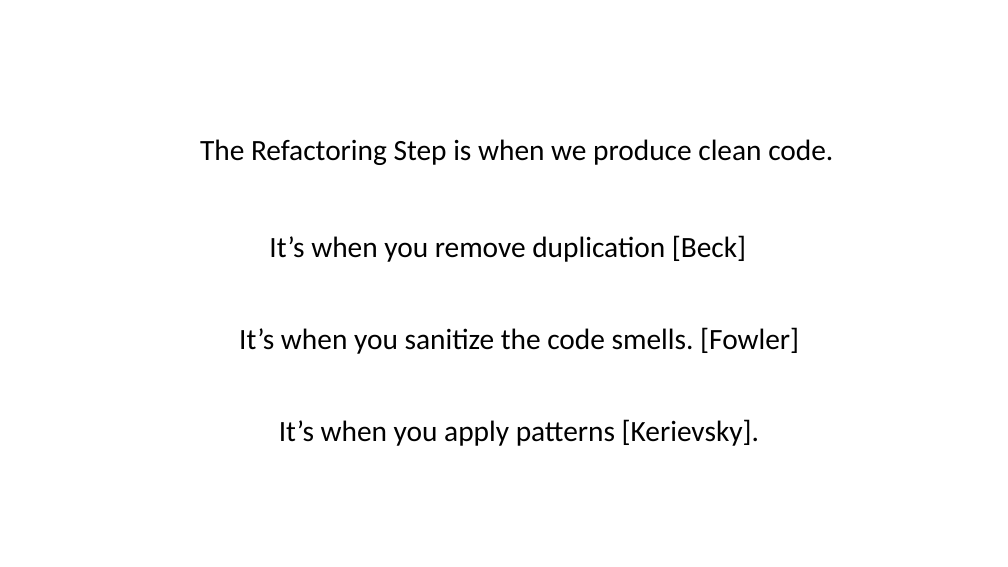
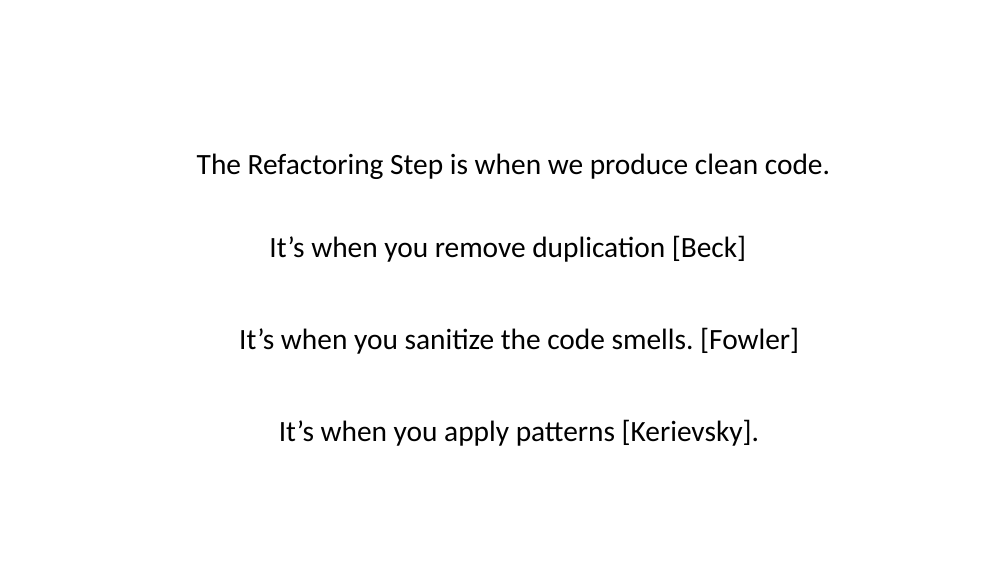
Before and after one commit to iancooper/Presentations, a slide deck: slide 54 of Kent Beck Style TDD - Seven Years After.pptx. Drawn at 1008x567 pixels with LibreOffice and Linux fonts; fonts in the diff are those of the drawing. Boxes give left, top, right and bottom in pixels: in the first picture for what was removed or moved away, otherwise in the second. Text is boxed around its words. In the diff, an @@ line names an element or a change of style, - is before the commit and + after.

```diff
--- a/Kent Beck Style TDD - Seven Years After.pptx
+++ b/Kent Beck Style TDD - Seven Years After.pptx
@@ text "The Refactoring Step is when ..." moved from (x1=200, y1=139, x2=833, y2=165) to (x1=197, y1=153, x2=830, y2=179) @@
```
Also in this commit, not shown: 5 other slides changed.
